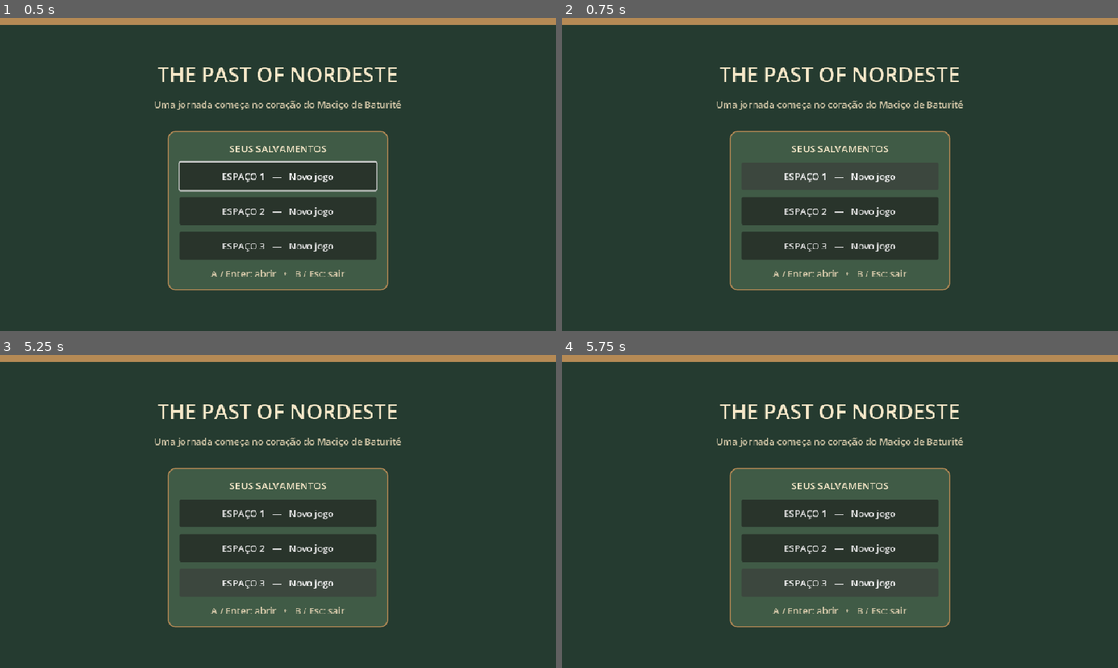
Above: before the commit, frames 1-4 (two rows, left to right).
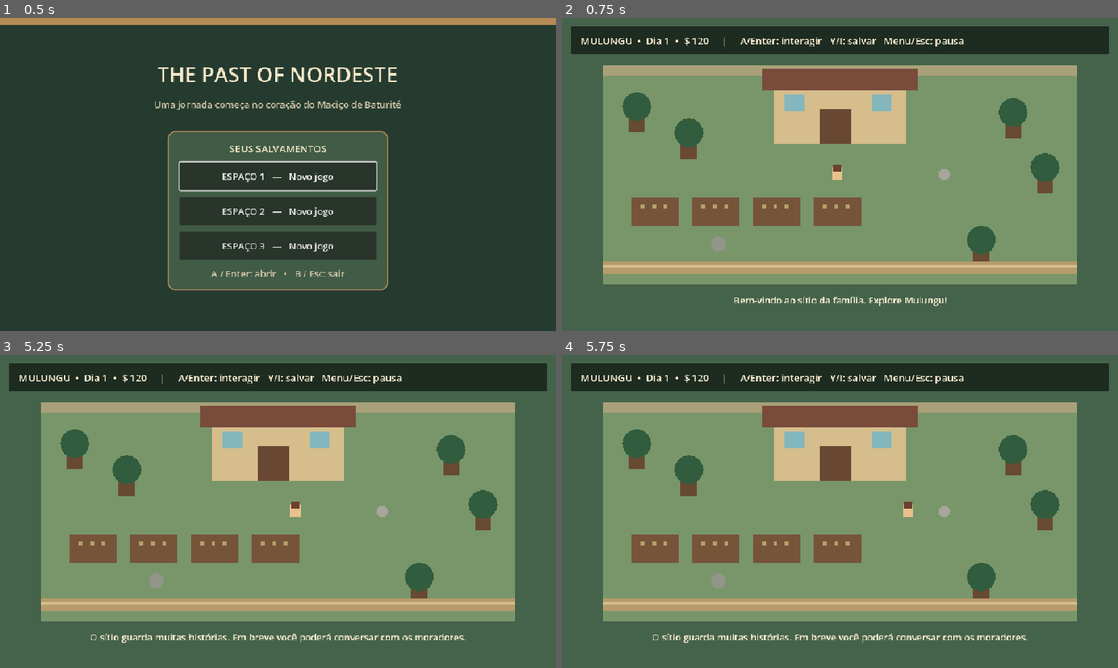
Above: after the commit, the same moments.

Repository: fbsdfb053-commits/The-past-of-Nordeste
Game: Godot game, scene res://scenes/main.tscn
The game is run twice, just before and just after one commit, with the same random seed, the same clock (stepped at 60 frames per second) and the same inputs.
Inputs (mouse positions are in pixels of both pictures, inside the frame that each line leads up to):
- Up to frame 1 (0.5 s): no input
- Up to frame 2 (0.75 s): click "ESPAÇO 1 — Novo jogo" at 0.5 s
- Up to frame 3 (5.25 s): click (278, 514) at 1.25 s, where only the run before the commit has a clickable "ESPAÇO 1 — Novo jogo"; click (278, 549) at 2 s, where only the run before the commit has a clickable "ESPAÇO 2 — Novo jogo"; click (278, 549) at 2.75 s, where only the run before the commit has a clickable "ESPAÇO 2 — Novo jogo"; click (278, 583) at 3.5 s, where only the run before the commit has a clickable "ESPAÇO 3 — Novo jogo"; click (278, 583) at 4.25 s, where only the run before the commit has a clickable "ESPAÇO 3 — Novo jogo"; tap Enter (ui_accept) at 5 s; hold D (move_right, bound only after the commit) from 5.03 s (still down); tap Space at 5.1 s
- Up to frame 4 (5.75 s): keep holding D (move_right, bound only after the commit); tap Enter (ui_accept) at 5.27 s

Frame 1 is identical in both runs. In frame 2, 91% of the frame differs, in the area x 0-100%, y 0-100%; in frame 3, 91%; in frame 4, 91%.
Error before the commit: Invalid assignment of property or key 'active_slot' with value of type 'int' on a base object of type 'Node (save_manager.gd)'. (res://scripts/main_menu.gd:110)

Commit message:
Track the active save slot

Diff:
--- a/scripts/save_manager.gd
+++ b/scripts/save_manager.gd
@@ -3,6 +3,7 @@
 const SAVE_DIR := "user://saves/"
 const SLOT_COUNT := 3
 const SAVE_VERSION := 1
+var active_slot := 1
 
 func _ready() -> void:
 	DirAccess.make_dir_recursive_absolute(ProjectSettings.globalize_path(SAVE_DIR))
